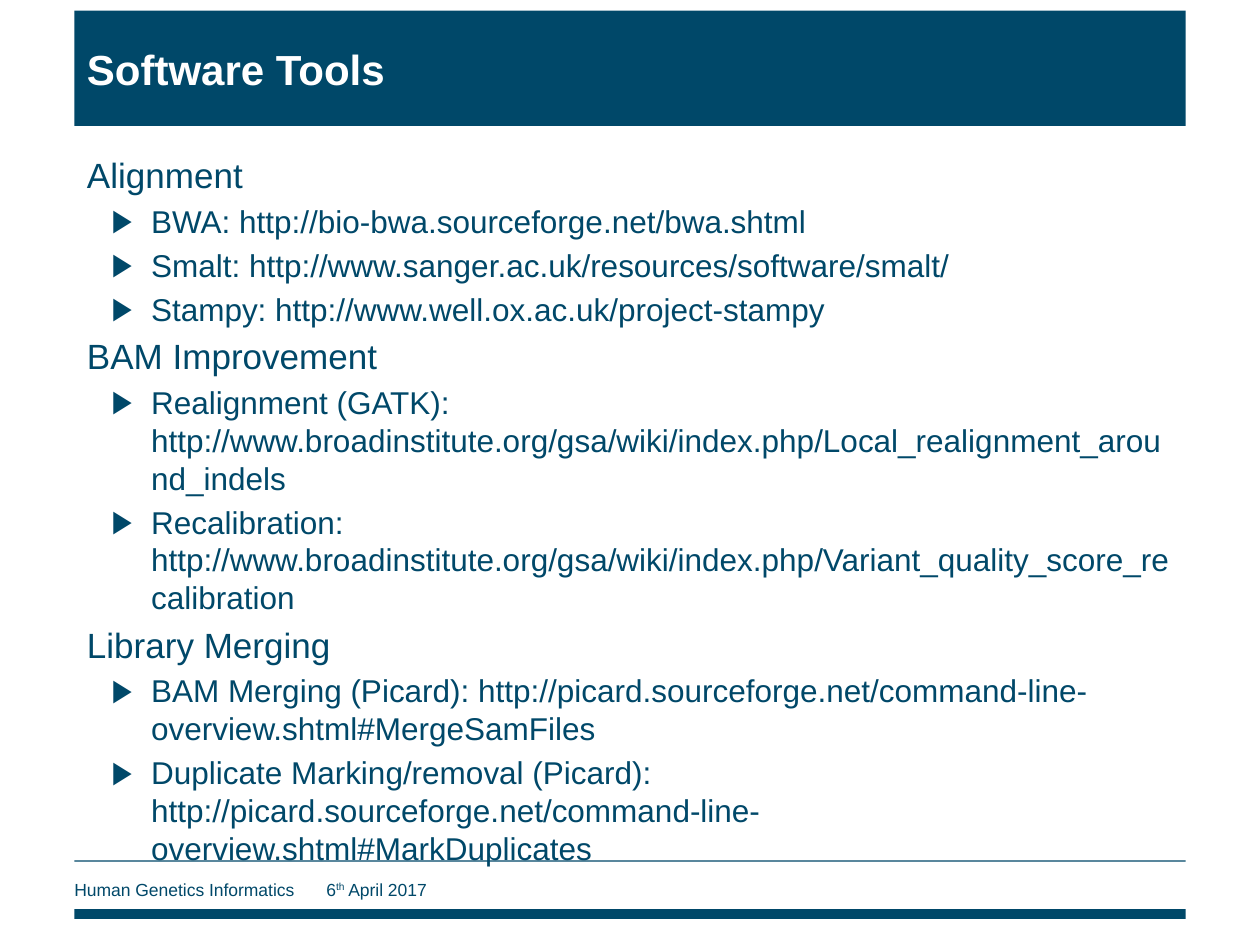
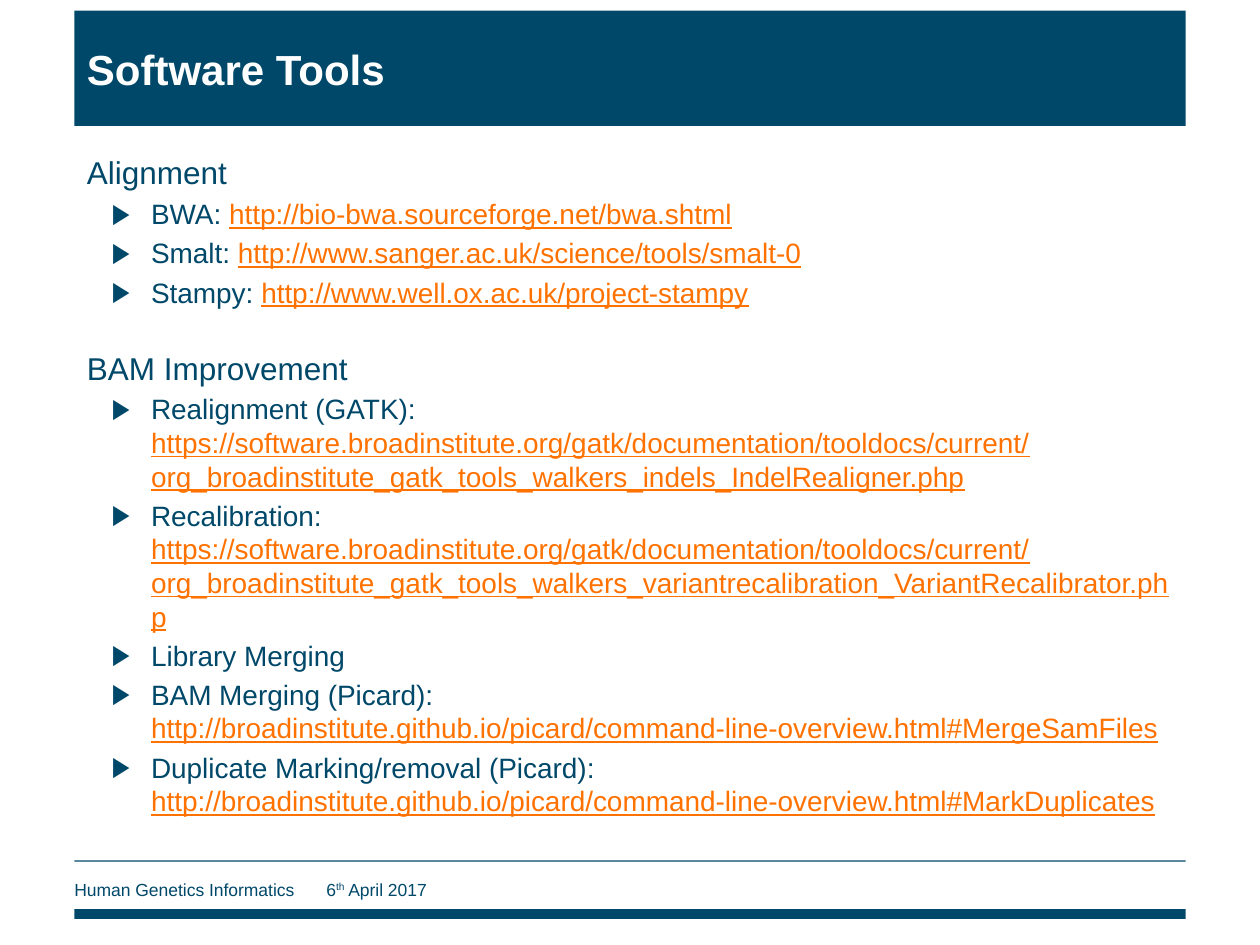
Before and after one commit to wtsi-hgi/ebi-ngs-workshop, a slide deck: slide 40 of lectures/EBI_NGS_rsvc_slides.pptx. Drawn at 1260x945 pixels with LibreOffice and Linux fonts; fonts in the diff are those of the drawing; background and template pictures are left out. Boxes give left, top, right and bottom in pixels: in the first picture for what was removed or moved away, otherwise in the second. Text is boxed around its words. In the diff, an @@ line names an element or a change of style, - is before the commit and + after.

Commit message:
Corrects links on rsvc slides (fixes #7).

```diff
--- a/lectures/EBI_NGS_rsvc_slides.pptx
+++ b/lectures/EBI_NGS_rsvc_slides.pptx
@@ text at (87, 161, 748, 671): size 20 to 18 pt in "Alignment", "BAM Improvement"; size 18 to 16 pt in "BWA: http://bio-bwa.sourceforge.net/bwa.shtml", "Stampy: http://www.well.ox.ac.uk/project-stampy"; text colour #004869 to #FF7200, underline on in "http://bio-bwa.sourceforge.net/bwa.shtml", "http://www.well.ox.ac.uk/project-stampy"; size 20 to 16 pt in "Library Merging"; bullet none to ▶; list level 1 to 2 in "Library Merging" @@
@@ text at (151, 242, 801, 269): text changed; size 18 to 16 pt; text colour #004869 to #FF7200 @@
-  ▶ Smalt: http://www.sanger.ac.uk/resources/software/smalt/
+  ▶ Smalt: http://www.sanger.ac.uk/science/tools/smalt-0
@@ text at (151, 398, 1168, 598): text changed; size 18 to 16 pt; text colour #004869 to #FF7200 @@
-  ▶ Realignment (GATK): http://www.broadinstitute.org/gsa/wiki/index.php/Local_realignment_around_indels
-  ▶ Recalibration: http://www.broadinstitute.org/gsa/wiki/index.php/Variant_quality_score_recalibration
+  ▶ Realignment (GATK):
+    https://software.broadinstitute.org/gatk/documentation/tooldocs/current/org_broadinstitute_gatk_tools_walkers_indels_IndelRealigner.php
+  ▶ Recalibration:
+    https://software.broadinstitute.org/gatk/documentation/tooldocs/current/org_broadinstitute_gatk_tools_walkers_variantrecalibration_VariantRecalibrator.php
@@ text at (151, 684, 1158, 816): text changed; size 18 to 16 pt; text colour #004869 to #FF7200 @@
-  ▶ BAM Merging (Picard): http://picard.sourceforge.net/command-line-overview.shtml#MergeSamFiles
-  ▶ Duplicate Marking/removal (Picard): http://picard.sourceforge.net/command-line-overview.shtml#MarkDuplicates
+  ▶ BAM Merging (Picard):
+    http://broadinstitute.github.io/picard/command-line-overview.html#MergeSamFiles
+  ▶ Duplicate Marking/removal (Picard):
+    http://broadinstitute.github.io/picard/command-line-overview.html#MarkDuplicates
```
